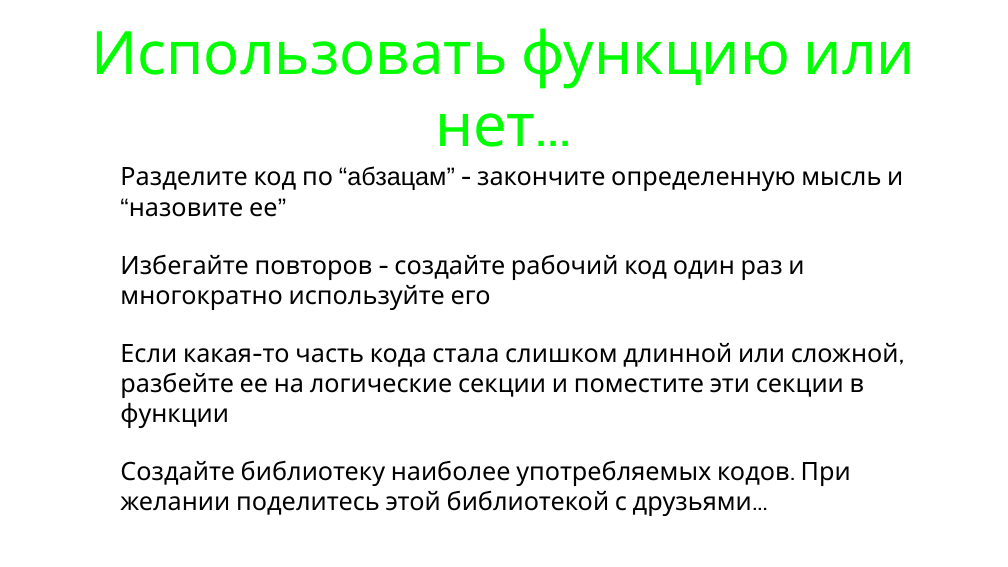
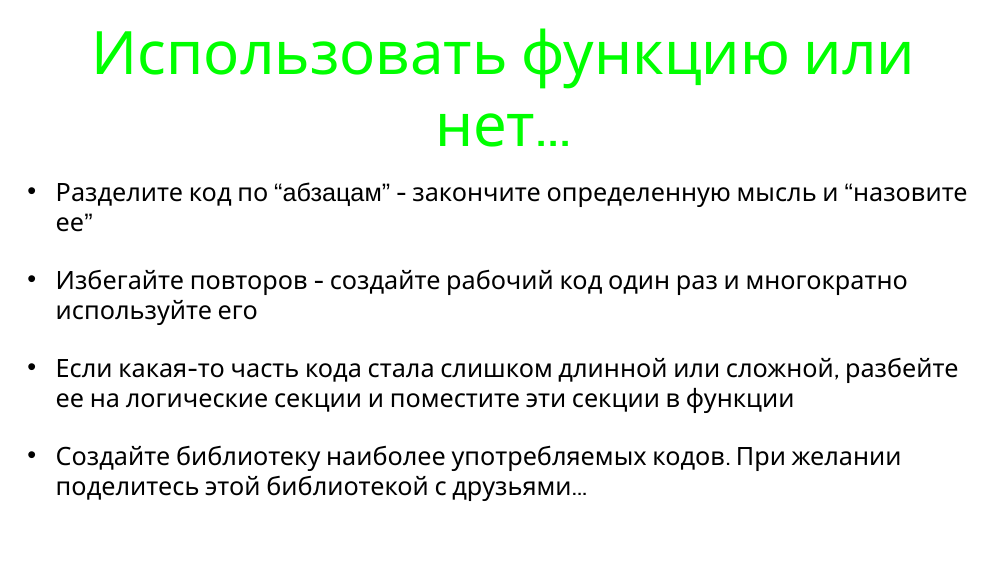
Before and after one commit to maxchv/LearnPython, a slide deck: slide 41 of week04/Functions.pptx (slide 38 before the commit). Drawn at 1008x567 pixels with LibreOffice and Linux fonts; fonts in the diff are those of the drawing. Boxes give left, top, right and bottom in pixels: in the first picture for what was removed or moved away, otherwise in the second. Text is boxed around its words. In the diff, an @@ line names an element or a change of style, - is before the commit and + after.

```diff
--- a/week04/Functions.pptx
+++ b/week04/Functions.pptx
@@ text "Разделите код по “абзацам” - ...": place and size @@
-text "Разделите код по “абзацам” - ..." at (120,166,903,516)
+text "Разделите код по “абзацам” - ..." at (56,182,968,501)
@@ text "Разделите код по “абзацам” - ..." at (56,182,968,501): indent changed; bullet colour #FFFFFF to #000000 @@
```
Also in this commit, not shown: 8 other slides changed, 3 slides added.
